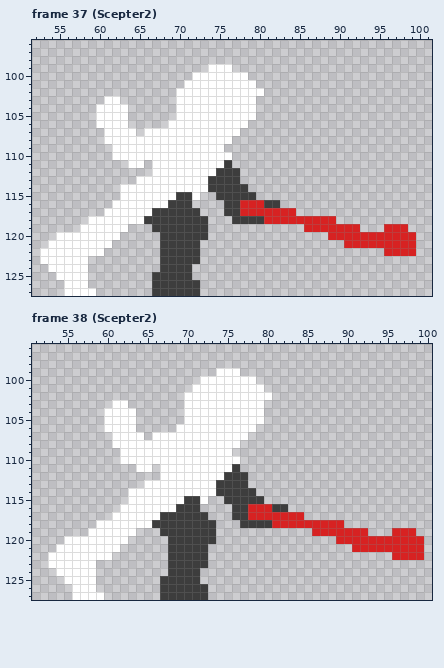
One commit to this pixel-art file: src/Unity/Fighters/Assets/Art/Sprites/Animations/formerking.aseprite. The picture above is the old version.
128x128 pixels, 79 frames. Shown: frame 37 (Scepter2): x 52..101, y 96..127; frame 38 (Scepter2): x 51..100, y 96..127. The commit also changed other frames, which this record leaves out.
After:
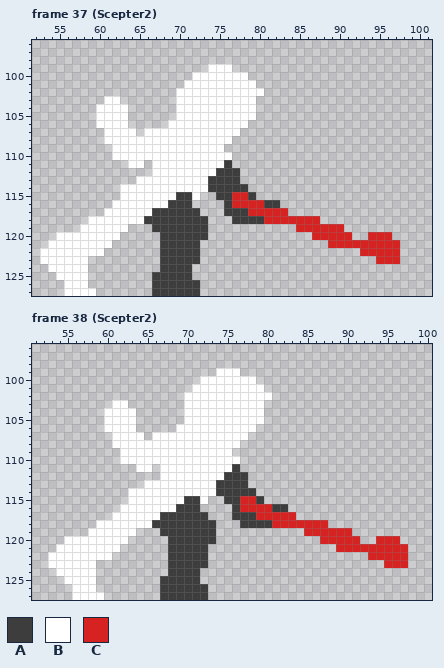
Palette (. is transparent): A #3d3d3d  B #ffffff  C #d72222
Difference:
--- frame 37 (Scepter2), layer "Layer 2"
@@ x 75..101 @@
 114 AAAA.......................
-115 AAAAA......................
-116 .AACCCAA...................
-117 .AACCCCCCC.................
-118 ..AAAACCCCCCCCC............
-119 ...........CCCCCCC...CCC...
-120 ..............CCCCCCCCCCC..
-121 ................CCCCCCCCC..
-122 .....................CCCC..
-123 ...........................
+115 AACCA......................
+116 .ACCCCAA...................
+117 .AAACCCCC..................
+118 ..AAAACCCCCCC..............
+119 ..........CCCCCC...........
+120 ............CCCCC..CCC.....
+121 ..............CCCCCCCCC....
+122 ..................CCCCC....
+123 ....................CCC....
 124 ...........................
--- frame 38 (Scepter2), layer "Layer 2"
@@ x 75..100 @@
 114 AAAA......................
-115 AAAAA.....................
-116 .AACCCAA..................
-117 .AACCCCCCC................
-118 ..AAAACCCCCCCCC...........
-119 ...........CCCCCCC...CCC..
-120 ..............CCCCCCCCCCC.
-121 ................CCCCCCCCC.
-122 .....................CCCC.
-123 ..........................
+115 AACCA.....................
+116 .ACCCCAA..................
+117 .AAACCCCC.................
+118 ..AAAACCCCCCC.............
+119 ..........CCCCCC..........
+120 ............CCCCC..CCC....
+121 ..............CCCCCCCCC...
+122 ..................CCCCC...
+123 ....................CCC...
 124 ..........................
Where, in picture pixels (left, top, right, bottom), the same in both pictures:
changed: (232, 192, 248, 216)
changed: (288, 208, 416, 264)
changed: (240, 496, 256, 520)
changed: (296, 512, 424, 568)
